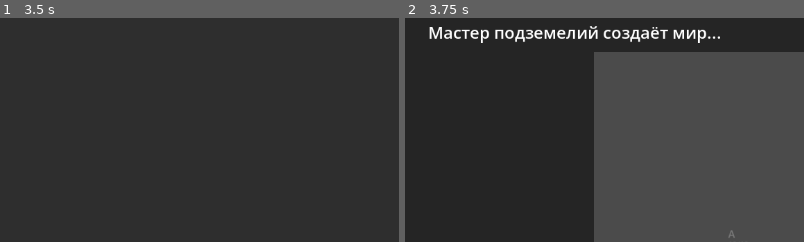
Above: before the commit, frames 1-2 (left to right).
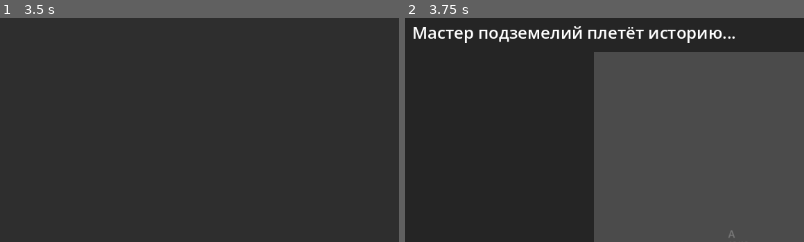
Above: after the commit, the same moments.

Repository: Deniseks239/tactical-rpg-ai-v-2
Game: Godot game, scene res://scenes/character_creator.tscn
Two runs of this game, one before a commit and one after it. Both use one fixed random seed, a clock stepped at 60 frames per second and the inputs below.
Inputs (mouse positions are % of the whole screen's width and height, from its top left):
- Up to frame 1 (3.5 s): click (13, 9) at 0.52 s; type "Alex" at 0.6 s; click "Воин" at 1.25 s; click "Человек" at 2 s; click "Создать персонажа" at 2.75 s
- Up to frame 2 (3.75 s): click "Начать игру" at 3.5 s
The pictures show only the part of the screen within x 29-79%, y 47-97%; the shares and areas given below are measured in that part.

Frame 1 is identical in both runs. In frame 2, 2.6% of the frame differs, in the area x 2-83%, y 3-12%.
Error after the commit: Invalid access to property or key 'class_name' on a base object of type 'Resource (CharacterData)'. (res://scripts/ai/prompt_templates.gd:46)

Commit message:
Update game_controller.gd

Diff:
--- a/scripts/game/game_controller.gd
+++ b/scripts/game/game_controller.gd
@@ -19,6 +19,7 @@
 var pending_return_door_y: int = 0
 var pending_previous_location: String = ""
 var loading_screen: CanvasLayer = null
+var story_intro: String = ""
 
 func _ready():
 	grid_state = GridState.new()
@@ -183,6 +184,9 @@
 
 	elif typ == "text":
 		var text = response["data"]
+		if pending_action == "story_intro":
+			_on_story_received(text)
+			return
 
 		# ===== ПРОВЕРЯЕМ JSON ДЛЯ ГЕНЕРАЦИИ ЛОКАЦИИ (старый способ) =====
 		var json_start = text.find("{")
@@ -829,10 +833,8 @@
 func start_with_character(character: CharacterData):
 	print("Запуск игры с персонажем: ", character.character_name)
 
-	# Сохраняем имя персонажа в переменную
 	current_player_name = character.character_name
 
-	# Обновляем данные игрока
 	grid_state.remove_unit("player_1")
 	grid_state.set_unit("player_1", character.character_name, "player", 3, 4)
 
@@ -846,7 +848,11 @@
 		"inventory": character.inventory
 	}
 
-	_start_game()
+	# Показываем экран загрузки
+	_show_loading_screen("Мастер подземелий плетёт историю...")
+
+	# Запрашиваем историю
+	_request_story_intro([character])
 func request_victory_description():
 	is_waiting_for_ai = true
 	game_message.emit("AI описывает победу...")
@@ -919,3 +925,20 @@
 	if loading_screen:
 		loading_screen.queue_free()
 		loading_screen = null
+func _request_story_intro(characters: Array):
+	var prompt = PromptTemplatesAuto.get_story_intro_prompt(characters)
+	ai_client.model_name = "dnd-master-nothink"
+	pending_action = "story_intro"
+	ai_client.send_request([{"role": "user", "content": prompt}], {}, {}, "story")
+
+func _on_story_received(story_text: String):
+	story_intro = story_text
+	print("Сюжетная завязка получена:\n", story_text)
+
+	# Обновляем экран загрузки
+	_show_loading_screen("Мастер подземелий создаёт мир...")
+
+	# Добавляем историю в контекст для генерации локации
+	var location_prompt = PromptTemplatesAuto.get_location_prompt_with_context(story_text)
+	pending_action = "location_text"
+	ai_client.send_request([{"role": "user", "content": location_prompt}], {}, {}, "location_text")
